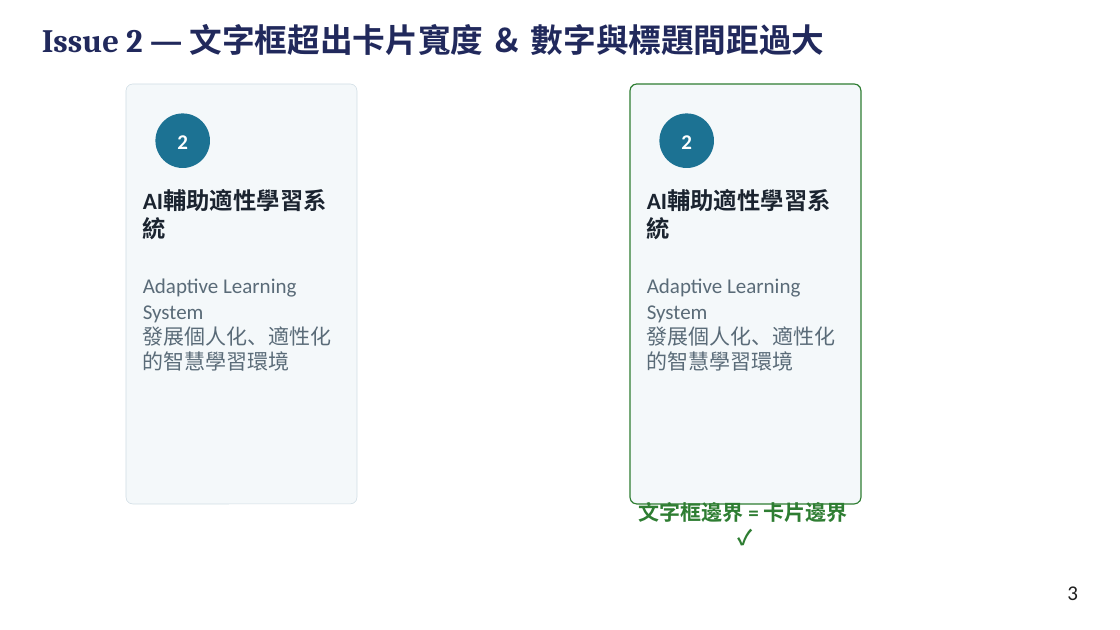
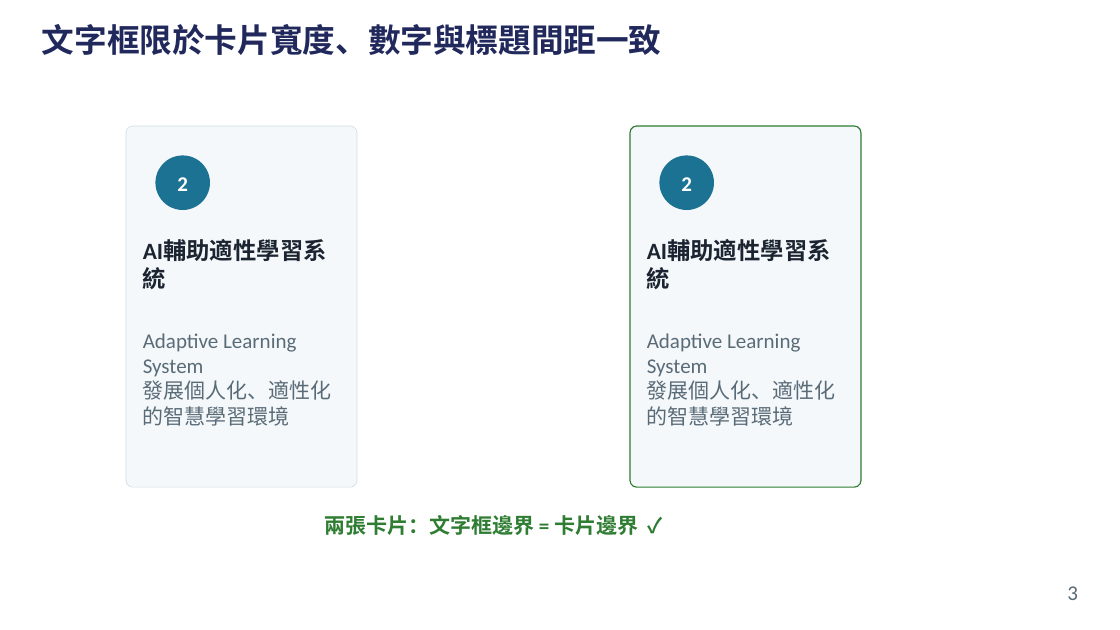
Before and after one commit to billlingsley/storage, a slide deck: slide 3 of out/41411005E_林俊緯_隨堂測驗1.pptx. Drawn at 1120x630 pixels with LibreOffice and Linux fonts; fonts in the diff are those of the drawing. Boxes give left, top, right and bottom in pixels: in the first picture for what was removed or moved away, otherwise in the second. Text is boxed around its words. In the diff, an @@ line names an element or a change of style, - is before the commit and + after.

```diff
--- a/out/41411005E_林俊緯_隨堂測驗1.pptx
+++ b/out/41411005E_林俊緯_隨堂測驗1.pptx
@@ text at <box>42,24,662,55</box>: text changed @@
-Issue 2 — 文字框超出卡片寬度 ＆ 數字與標題間距過大
+文字框限於卡片寬度、數字與標題間距一致
@@ rounded rectangle: place and size @@
-rounded rectangle at <box>126,84,357,504</box>
+rounded rectangle at <box>126,126,357,487</box>
@@ rounded rectangle: place and size @@
-rounded rectangle at <box>630,84,861,504</box>
+rounded rectangle at <box>630,126,861,487</box>
@@ 2 texts, 2 ellipses: place and size @@
-2 texts, 2 ellipses at <box>155,113,714,168</box>
+2 texts, 2 ellipses at <box>155,155,714,210</box>
@@ text "AI輔助適性學習系統": place and size @@
-text "AI輔助適性學習系統" at <box>143,181,340,248</box>
+text "AI輔助適性學習系統" at <box>143,231,340,298</box>
@@ text "AI輔助適性學習系統": place and size @@
-text "AI輔助適性學習系統" at <box>647,181,844,248</box>
+text "AI輔助適性學習系統" at <box>647,231,844,298</box>
@@ text "Adaptive Learning System 發展個人化、適性化的智慧學習環境": place and size @@
-text "Adaptive Learning System 發展個人化、適性化的智慧學習環境" at <box>143,278,332,371</box>
+text "Adaptive Learning System 發展個人化、適性化的智慧學習環境" at <box>143,333,332,426</box>
@@ text "Adaptive Learning System 發展個人化、適性化的智慧學習環境": place and size @@
-text "Adaptive Learning System 發展個人化、適性化的智慧學習環境" at <box>647,278,836,371</box>
+text "Adaptive Learning System 發展個人化、適性化的智慧學習環境" at <box>647,333,836,426</box>
@@ text at <box>324,515,638,535</box>: text changed @@
-文字框邊界 = 卡片邊界 ✓
+兩張卡片：文字框邊界 = 卡片邊界 ✓
@@ text "3" at <box>1067,586,1078,600</box>: text colour #1F1F1F to #5A6B78 @@
```
Also in this commit, not shown: 5 other slides changed.
